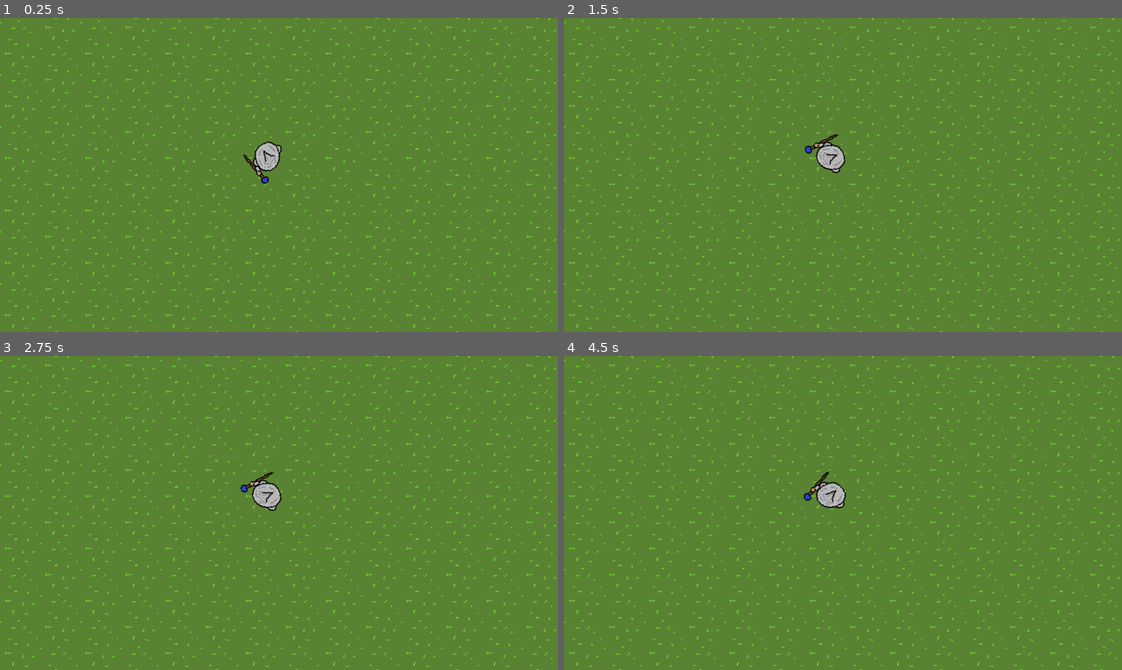
Above: before the commit, frames 1-4 (two rows, left to right).
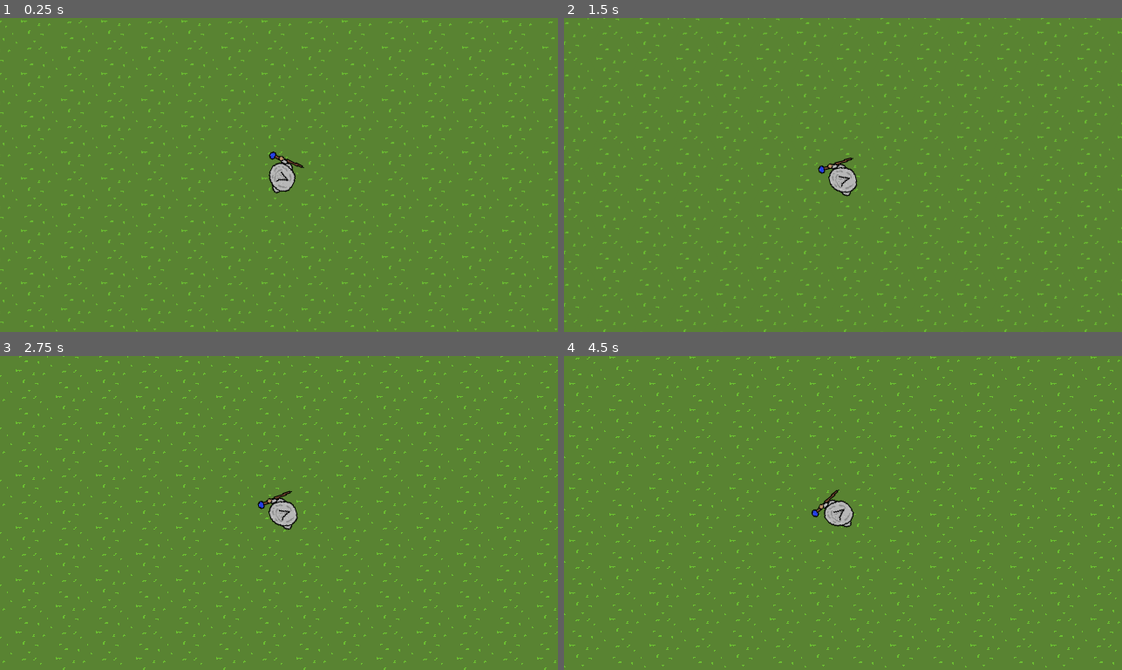
Above: after the commit, the same moments.

Repository: T33py/ProjectWizardRoguelike
Game: Godot game, scene res://RootScene.tscn
Two runs of this game, one before a commit and one after it. Both use one fixed random seed, a clock stepped at 60 frames per second and the inputs below.
Inputs (mouse positions are in pixels of both pictures, inside the frame that each line leads up to):
- Up to frame 1 (0.25 s): no input
- Up to frame 2 (1.5 s): move the mouse to (625, 284) at 0.52 s; hold D (MoveRight) 0.53-1.28 s; move the mouse to (625, 234) at 1.27 s; hold S (MoveBackward) from 1.28 s (still down)
- Up to frame 3 (2.75 s): move the mouse to (22, 597) at 2.02 s; release S (MoveBackward) at 2.03 s; hold D (MoveRight) from 2.03 s (still down)
- Up to frame 4 (4.5 s): move the mouse to (664, 597) at 2.77 s; release D (MoveRight) at 2.78 s; hold W (MoveForward) 2.78-3.53 s; move the mouse to (586, 651) at 3.52 s; hold A (MoveLeft) from 3.53 s (still down); move the mouse to (664, 651) at 4.27 s

The runs differ from the first frame. In frame 1, 6.2% of the frame differs, in the area x 0-100%, y 0-100%; in frame 2, 6.0%; in frame 3, 6.2%; in frame 4, 6.2%.

Commit message:
wizard moves

Diff:
--- a/GameLogic/GameRunner.tscn
+++ b/GameLogic/GameRunner.tscn
@@ -1,9 +1,10 @@
-[gd_scene load_steps=5 format=3 uid="uid://d4l0pd6lq6rm0"]
+[gd_scene load_steps=6 format=3 uid="uid://d4l0pd6lq6rm0"]
 
 [ext_resource type="Script" uid="uid://bj7n2vmdbvu01" path="res://GameLogic/game_runner.gd" id="1_ffb34"]
 [ext_resource type="PackedScene" uid="uid://c7a0kogtedfpd" path="res://Map/HexMap.tscn" id="1_ghm7u"]
 [ext_resource type="Script" uid="uid://c2o5fu5x0g" path="res://GameLogic/pointer_handler.gd" id="2_s4q0q"]
 [ext_resource type="PackedScene" uid="uid://7ak05867ub6e" path="res://PlayerCharacter/Wizard.tscn" id="4_rpqki"]
+[ext_resource type="Script" uid="uid://cprtqu57w4spm" path="res://GameLogic/wizard_cam.gd" id="5_ht3k0"]
 
 [node name="GameRunner" type="Control"]
 layout_mode = 3
@@ -24,3 +25,7 @@
 
 [node name="Wizard" parent="." instance=ExtResource("4_rpqki")]
 position = Vector2(306, 159)
+
+[node name="WizardCam" type="Camera2D" parent="." node_paths=PackedStringArray("wizard")]
+script = ExtResource("5_ht3k0")
+wizard = NodePath("../Wizard")
--- /dev/null
+++ b/GameLogic/wizard_cam.gd
@@ -0,0 +1,8 @@
+extends Camera2D
+
+@export var wizard: Wizard
+
+func _process(_delta: float) -> void:
+	if wizard != null:
+		global_position = global_position.lerp(wizard.global_position, 0.25)
+	return
--- a/Map/hex_map.gd
+++ b/Map/hex_map.gd
@@ -103,7 +103,6 @@
 	pass
 
 func redo_grid():
-	#print('REDO GRID')
 	var length = len(grid) + 16
 	var height = len(grid[0]) + 16
 	var new_grid: Array[Array] = []
--- a/PlayerCharacter/Wizard.tscn
+++ b/PlayerCharacter/Wizard.tscn
@@ -1,11 +1,17 @@
-[gd_scene load_steps=4 format=3 uid="uid://7ak05867ub6e"]
+[gd_scene load_steps=5 format=3 uid="uid://7ak05867ub6e"]
 
 [ext_resource type="Texture2D" uid="uid://vrasfpsl8nif" path="res://PlayerCharacter/Character.png" id="1_a6ad1"]
 [ext_resource type="Script" uid="uid://e4gw6hwcqi8m" path="res://PlayerCharacter/wizard.gd" id="1_h2cfe"]
 [ext_resource type="Script" uid="uid://dnfmn2ed648ha" path="res://PlayerCharacter/wizard_visual.gd" id="2_j4oe6"]
+[ext_resource type="Script" uid="uid://dggwj41dlv764" path="res://PlayerCharacter/controller.gd" id="2_tou76"]
 
 [node name="Wizard" type="Node2D"]
 script = ExtResource("1_h2cfe")
+
+[node name="Controller" type="Node" parent="." node_paths=PackedStringArray("wizard")]
+script = ExtResource("2_tou76")
+wizard = NodePath("..")
+accelleration = 1.0
 
 [node name="Visual" type="Node2D" parent="."]
 script = ExtResource("2_j4oe6")
--- /dev/null
+++ b/PlayerCharacter/controller.gd
@@ -0,0 +1,24 @@
+extends Node
+class_name WizardController
+
+@export var wizard: Wizard
+
+@export_category('Movement')
+@export var accelleration: float = 0
+
+var can_move: bool = true
+var _move_direction: Vector2 = Vector2.ZERO
+
+func _physics_process(delta: float) -> void:
+	move(delta)
+	return
+
+func move(delta: float) -> void:
+	if not can_move:
+		return
+	wizard.global_position += _move_direction * wizard.current_movespeed * delta
+	return
+
+func _input(_event: InputEvent) -> void:
+	_move_direction = Input.get_vector("MoveLeft", "MoveRight", "MoveForward", "MoveBackward")
+	return
--- a/PlayerCharacter/wizard.gd
+++ b/PlayerCharacter/wizard.gd
@@ -1 +1,4 @@
 extends Node2D
+class_name Wizard
+
+var current_movespeed = 100
--- a/PlayerCharacter/wizard_visual.gd
+++ b/PlayerCharacter/wizard_visual.gd
@@ -1,5 +1,5 @@
 extends Node2D
 
-func _process(delta: float) -> void:
+func _process(_delta: float) -> void:
 	look_at(get_global_mouse_position())
 	return
Not shown, added: GameLogic/wizard_cam.gd.uid
Not shown, added: PlayerCharacter/controller.gd.uid
